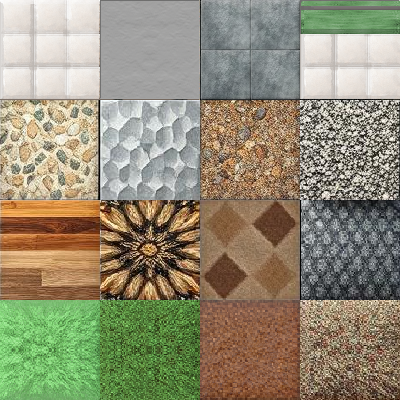
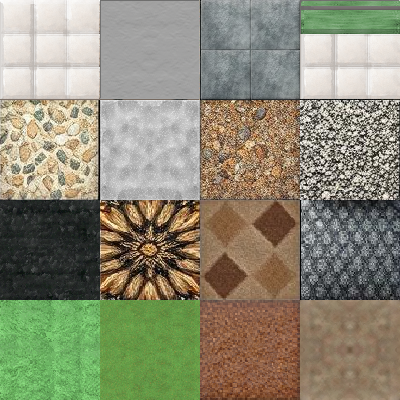
Layered file, before and after one edit (w=400, h=400). Changes by layer:
added layer "Pasted Layer" above "floorTile1.png" over [100,300,200,400]
painted on "floorTile1.png" over [0,100,400,400]
